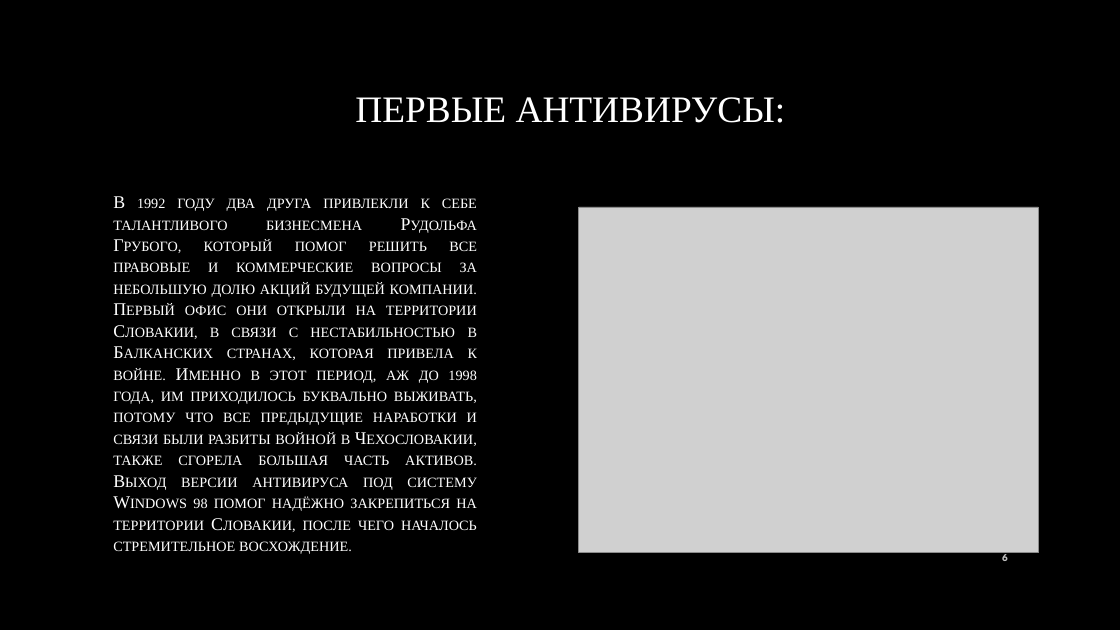
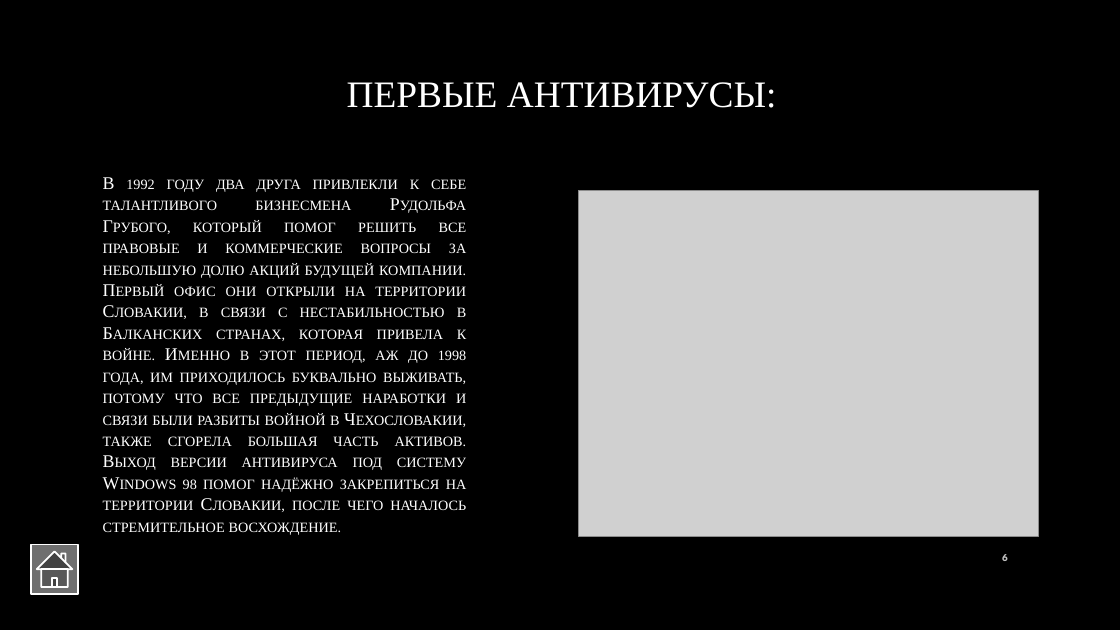
Before and after one commit to DavidovEcaterina/Referat_IG, a slide deck: slide 6 of presentationIG.pptx. Drawn at 1120x630 pixels with LibreOffice and Linux fonts; fonts in the diff are those of the drawing; grey boxes stand for pictures; background and template pictures are left out. Boxes give left, top, right and bottom in pixels: in the first picture for what was removed or moved away, otherwise in the second. Text is boxed around its words. In the diff, an @@ line names an element or a change of style, - is before the commit and + after.

```diff
--- a/presentationIG.pptx
+++ b/presentationIG.pptx
@@ title "ПЕРВЫЕ АНТИВИРУСЫ:": place and size @@
-title "ПЕРВЫЕ АНТИВИРУСЫ:" at (355, 97, 786, 123)
+title "ПЕРВЫЕ АНТИВИРУСЫ:" at (347, 82, 777, 108)
@@ text "В 1992 году два друга ...": place and size @@
-text "В 1992 году два друга ..." at (113, 196, 477, 554)
+text "В 1992 году два друга ..." at (103, 177, 467, 535)
@@ picture: place and size @@
-picture at (579, 207, 1038, 553)
+picture at (579, 191, 1038, 537)
@@ action button home added at (31, 544, 78, 594), fill #6F6F6F, outline #FFFFFF 1.5 pt @@
```
Also in this commit, not shown: 13 other slides changed, 1 slide added, 3 other files.
